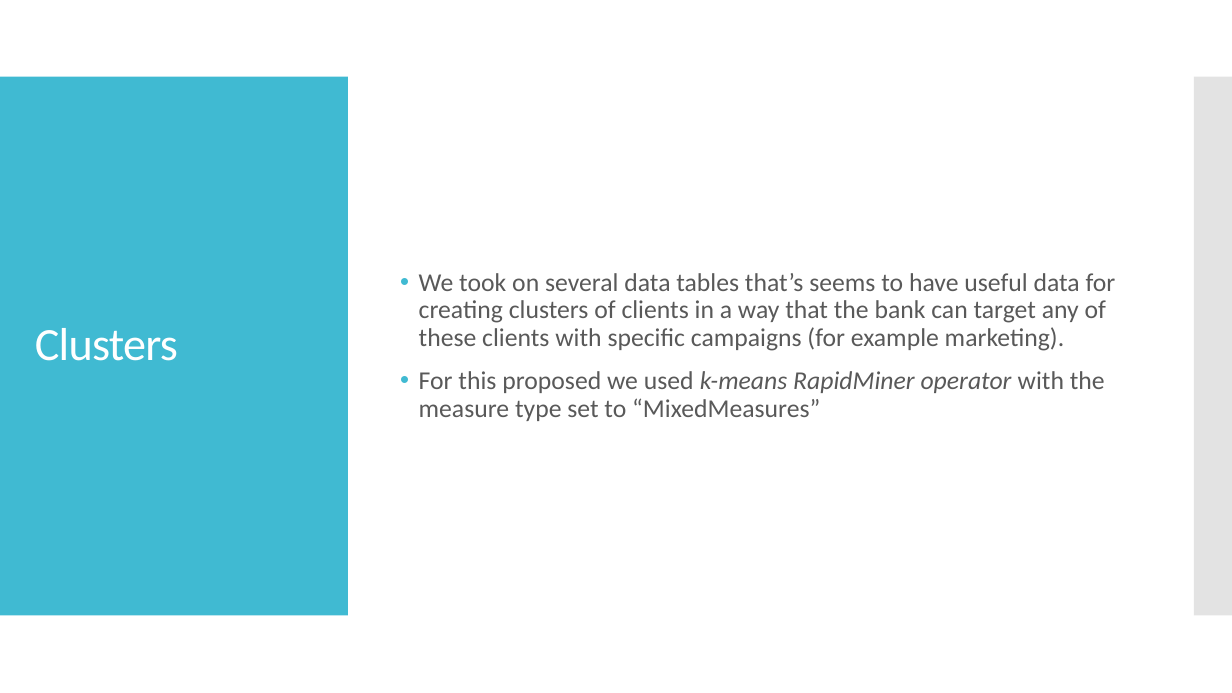
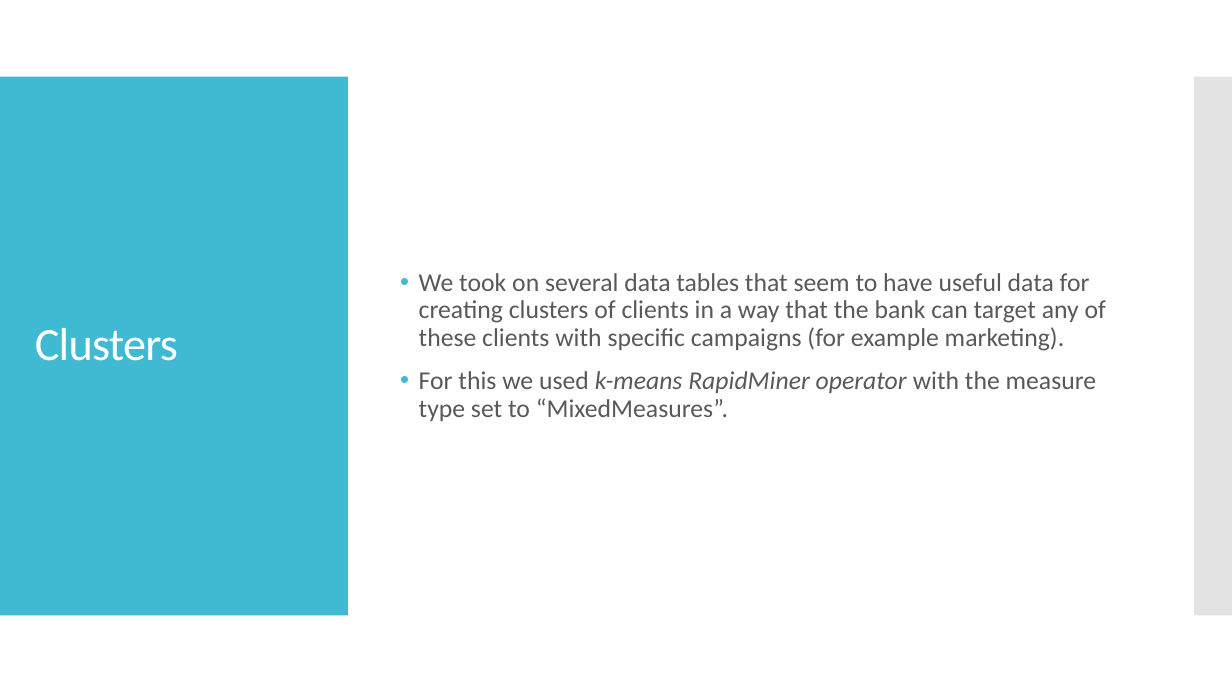
Before and after one commit to jpdias/banking-dm-case-study, a slide deck: slide 12 of Banking Data Mining.pptx. Drawn at 1232x693 pixels with LibreOffice and Linux fonts; fonts in the diff are those of the drawing. Boxes give left, top, right and bottom in pixels: in the first picture for what was removed or moved away, otherwise in the second. Text is boxed around its words. In the diff, an @@ line names an element or a change of style, - is before the commit and + after.

```diff
--- a/Banking Data Mining.pptx
+++ b/Banking Data Mining.pptx
@@ text at <box>419,273,1106,421</box>: text changed @@
-• We took on several data tables that’s seems to have useful data for creating clusters of clients in a way that the bank can target any of these clients with specific campaigns (for example marketing).
-• For this proposed we used k-means RapidMiner operator with the measure type set to “MixedMeasures”
+• We took on several data tables that seem to have useful data for creating clusters of clients in a way that the bank can target any of these clients with specific campaigns (for example marketing).
+• For this we used k-means RapidMiner operator with the measure type set to “MixedMeasures”.
```
Also in this commit, not shown: 5 other slides changed.
